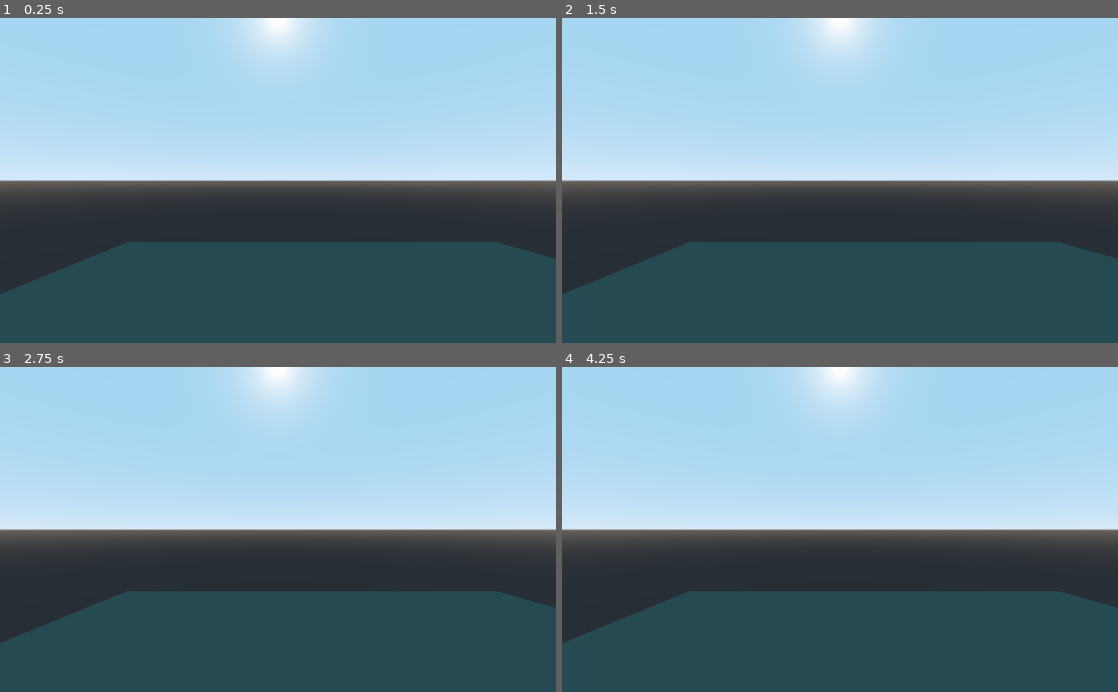
Above: before the commit, frames 1-4 (two rows, left to right).
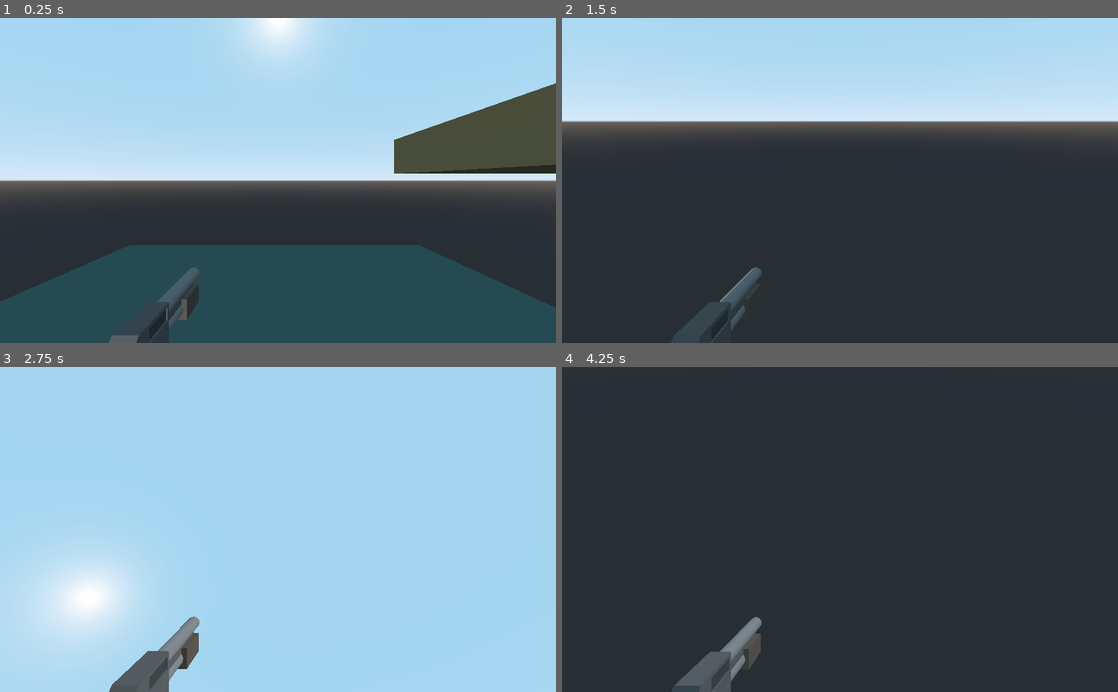
Above: after the commit, the same moments.

Repository: WillNilges/Slender-RIT
Game: Godot game, scene res://Spatial.tscn
The game is run twice, just before and just after one commit, with the same random seed, the same clock (stepped at 60 frames per second) and the same inputs. This scene is started directly instead of the project's main scene.
Inputs (mouse positions are in pixels of both pictures, inside the frame that each line leads up to):
- Up to frame 1 (0.25 s): no input
- Up to frame 2 (1.5 s): tap Enter (ui_accept) at 0.5, 1.25 s; move the mouse to (962, 164) at 0.52 s; hold D (move_right, bound only after the commit) 0.53-1.28 s; hold Space (jump, bound only after the commit) 0.53-1.28 s; move the mouse to (728, 196) at 1.27 s; hold S (move_backward, bound only after the commit) from 1.28 s (still down); tap Space (jump, bound only after the commit) at 1.35 s
- Up to frame 3 (2.75 s): tap Space (jump, bound only after the commit) at 1.52, 1.82 s; tap Enter (ui_accept) at 2 s; move the mouse to (333, 458) at 2.02 s; release S (move_backward, bound only after the commit) at 2.03 s; hold D (move_right, bound only after the commit) from 2.03 s (still down); hold Space (jump, bound only after the commit) from 2.03 s (still down)
- Up to frame 4 (4.25 s): tap Enter (ui_accept) at 2.75, 3.5 s; move the mouse to (812, 594) at 2.77 s; release D (move_right, bound only after the commit) at 2.78 s; release Space (jump, bound only after the commit) at 2.78 s; hold W (move_forward, bound only after the commit) 2.78-3.53 s; tap Space (jump, bound only after the commit) at 2.85, 3.02, 3.32 s; move the mouse to (1006, 578) at 3.52 s; hold A (move_left, bound only after the commit) from 3.53 s (still down); hold Space (jump, bound only after the commit) from 3.53 s (still down)

The runs differ from the first frame. In frame 1, 9.5% of the frame differs, in the area x 0-100%, y 20-100%; in frame 2, 57%; in frame 3, 60%; in frame 4, 82%, in the area x 0-100%, y 0-100%.

Commit message:
Shitty tutorials wheeeee

Diff:
--- a/Spatial.tscn
+++ b/Spatial.tscn
@@ -1,16 +1,57 @@
-[gd_scene load_steps=2 format=2]
+[gd_scene load_steps=5 format=2]
 
 [ext_resource path="res://GodotFPS-Assets/Models/Environment/Ground.obj" type="ArrayMesh" id=1]
+[ext_resource path="res://player.tscn" type="PackedScene" id=2]
+[ext_resource path="res://player.gd" type="Script" id=3]
+
+[sub_resource type="ConcavePolygonShape" id=1]
+data = PoolVector3Array( 0, 0, 0, 3, 0.3, 0, 3, 0, 0, 3, 0.3, 0, 0, 0, 0, 0, 0.3, 0, 0, 0.3, -3, 3, 0.3, 0, 0, 0.3, 0, 3, 0.3, 0, 0, 0.3, -3, 3, 0.3, -3, 3, 0, -3, 3, 0.3, 0, 3, 0.3, -3, 3, 0.3, 0, 3, 0, -3, 3, 0, 0, 3, 0, -3, 0, 0, 0, 3, 0, 0, 0, 0, 0, 3, 0, -3, 0, 0, -3, 0, 0.3, -3, 0, 0, 0, 0, 0, -3, 0, 0, 0, 0, 0.3, -3, 0, 0.3, 0, 3, 0, -3, 0, 0.3, -3, 0, 0, -3, 0, 0.3, -3, 3, 0, -3, 3, 0.3, -3 )
 
 [node name="Spatial" type="Spatial"]
 transform = Transform( 1, 0, 0, 0, 1, 0, 0, 0, 1, 0.045425, 0.629712, -0.4849 )
 
-[node name="Ground" type="MeshInstance" parent="."]
-transform = Transform( 1, 0, 0, 0, 1, 0, 0, 0, 1, -0.687477, -1.49312, 2.07829 )
+[node name="Node" type="Node" parent="."]
+
+[node name="Ground" type="MeshInstance" parent="Node"]
+transform = Transform( 1, 0, 0, 0, 1, 0, 0, 0, 1, 0.996823, 1.60436, -0.199304 )
 mesh = ExtResource( 1 )
 material/0 = null
 material/1 = null
 material/2 = null
 
-[node name="Camera" type="Camera" parent="."]
-transform = Transform( 1, 0, 0, 0, 1, 0, 0, 0, 1, 0.536482, -0.691885, 0.951681 )
+[node name="StaticBody" type="StaticBody" parent="Node/Ground"]
+
+[node name="CollisionShape" type="CollisionShape" parent="Node/Ground/StaticBody"]
+shape = SubResource( 1 )
+
+[node name="Ground2" type="MeshInstance" parent="Node"]
+transform = Transform( 1, 0, 0, 0, 1, 0, 0, 0, 1, 3.61548, 0.774574, 1.54583 )
+mesh = ExtResource( 1 )
+material/0 = null
+material/1 = null
+material/2 = null
+
+[node name="StaticBody" type="StaticBody" parent="Node/Ground2"]
+
+[node name="CollisionShape" type="CollisionShape" parent="Node/Ground2/StaticBody"]
+shape = SubResource( 1 )
+
+[node name="Ground3" type="MeshInstance" parent="Node"]
+transform = Transform( 1, 0, 0, 0, 1, 0, 0, 0, 1, -1.56456, 0.574527, -0.557267 )
+mesh = ExtResource( 1 )
+material/0 = null
+material/1 = null
+material/2 = null
+
+[node name="StaticBody" type="StaticBody" parent="Node/Ground3"]
+
+[node name="CollisionShape" type="CollisionShape" parent="Node/Ground3/StaticBody"]
+shape = SubResource( 1 )
+
+[node name="DirectionalLight" type="DirectionalLight" parent="."]
+transform = Transform( 1, 0, 0, 0, 1, 0, 0, 0, 1, 0.167926, 2.33246, 4.8885 )
+shadow_enabled = true
+
+[node name="player" parent="." instance=ExtResource( 2 )]
+transform = Transform( 1, 0, 0, 0, 1, 0, 0, 0, 1, -0.0728769, 1.35491, -0.667757 )
+script = ExtResource( 3 )
--- /dev/null
+++ b/player.gd
@@ -0,0 +1,99 @@
+extends KinematicBody
+
+# Declare member variables here. Examples:
+# var a = 2
+# var b = "text"
+
+# Called when the node enters the scene tree for the first time.
+#func _ready():
+	#pass # Replace with function body.
+
+# Called every frame. 'delta' is the elapsed time since the previous frame.
+#func _process(delta):
+#	pass
+
+
+# stats
+var curHp : int = 10
+var maxHp : int = 10
+var ammo : int = 15
+var score : int = 0
+
+# physics
+var moveSpeed : float = 5.0
+var jumpForce : float = 5.0
+var gravity : float = 12.0
+
+# cam look
+var minLookAngle : float = -90.0
+var maxLookAngle : float = 90.0
+var lookSensitivity : float = 0.5
+
+# vectors
+var vel : Vector3 = Vector3()
+var mouseDelta : Vector2 = Vector2()
+
+# player components
+onready var camera = get_node("Camera")
+
+# called when an input is detected
+func _input (event):
+
+    # did the mouse move?
+    if event is InputEventMouseMotion:
+        mouseDelta = event.relative
+
+# called every frame
+func _process (delta):
+
+    # rotate camera along X axis
+    camera.rotation_degrees -= Vector3(rad2deg(mouseDelta.y), 0, 0) * lookSensitivity * delta
+
+    # clamp the vertical camera rotation
+    camera.rotation_degrees.x = clamp(camera.rotation_degrees.x, minLookAngle, maxLookAngle)
+
+    # rotate player along Y axis
+    rotation_degrees -= Vector3(0, rad2deg(mouseDelta.x), 0) * lookSensitivity * delta
+
+    # reset the mouse delta vector
+    mouseDelta = Vector2()
+
+# called every physics step
+func _physics_process (Delta):
+	# reset the x and z velocity
+	vel.x = 0
+	vel.z = 0
+
+	var input = Vector2()
+
+	# movement inputs
+	if Input.is_action_pressed("move_forward"):
+	    input.y -= 1
+	if Input.is_action_pressed("move_backward"):
+	    input.y += 1
+	if Input.is_action_pressed("move_left"):
+	    input.x -= 1
+	if Input.is_action_pressed("move_right"):
+	    input.x += 1
+
+	# normalize the input so we can't move faster diagonally
+	input = input.normalized()
+
+	# get our forward and right directions
+	var forward = global_transform.basis.z
+	var right = global_transform.basis.x
+
+	# set the velocity
+	vel.z = (forward * input.y + right * input.x).z * moveSpeed
+	vel.x = (forward * input.y + right * input.x).x * moveSpeed
+
+	# apply gravity
+	#vel.y -= gravity * delta
+	vel.y -= gravity * 1
+
+	# move the player
+	vel = move_and_slide(vel, Vector3.UP)
+
+	# jump if we press the jump button and are standing on the floor
+	if Input.is_action_pressed("jump") and is_on_floor():
+	    vel.y = jumpForce
--- /dev/null
+++ b/player.tscn
@@ -0,0 +1,59 @@
+[gd_scene load_steps=4 format=2]
+
+[ext_resource path="res://default_env.tres" type="Environment" id=1]
+[ext_resource path="res://GodotFPS-Assets/Models/Weapon/shotgun.obj" type="ArrayMesh" id=2]
+
+[sub_resource type="CapsuleShape" id=1]
+radius = 0.197694
+height = 0.444025
+
+[node name="KinematicBody" type="KinematicBody"]
+
+[node name="CollisionShape" type="CollisionShape" parent="."]
+transform = Transform( -4.37114e-08, -1, 0, 1.19249e-08, -5.21253e-16, 1, -1, 4.37114e-08, 1.19249e-08, 0, 0, 0 )
+shape = SubResource( 1 )
+
+[node name="Camera" type="Camera" parent="."]
+transform = Transform( 1, 0, 0, 0, 1, 0, 0, 0, 1, 0, 0.25, 0 )
+environment = ExtResource( 1 )
+current = true
+
+[node name="shotgun" type="MeshInstance" parent="Camera"]
+transform = Transform( -1, 0, -8.74228e-08, 0, 1, 0, 8.74228e-08, 0, -1, -0.0440388, -0.0552938, -0.0823132 )
+mesh = ExtResource( 2 )
+material/0 = null
+material/1 = null
+material/2 = null
+material/3 = null
+material/4 = null
+material/5 = null
+material/6 = null
+material/7 = null
+material/8 = null
+material/9 = null
+material/10 = null
+material/11 = null
+material/12 = null
+material/13 = null
+material/14 = null
+material/15 = null
+material/16 = null
+material/17 = null
+material/18 = null
+material/19 = null
+material/20 = null
+material/21 = null
+material/22 = null
+material/23 = null
+material/24 = null
+material/25 = null
+material/26 = null
+material/27 = null
+material/28 = null
+material/29 = null
+material/30 = null
+material/31 = null
+material/32 = null
+
+[node name="muzzle" type="Spatial" parent="Camera/shotgun"]
+transform = Transform( -1, 0, 8.74228e-08, 0, 1, 0, -8.74228e-08, 0, -1, -4.00841e-06, 0.00571269, 0.039656 )
--- a/project.godot
+++ b/project.godot
@@ -19,6 +19,39 @@
 run/main_scene="res://ToBeDropped.tscn"
 config/icon="res://icon.png"
 
+[input]
+
+move_forward={
+"deadzone": 0.5,
+"events": [ Object(InputEventKey,"resource_local_to_scene":false,"resource_name":"","device":0,"alt":false,"shift":false,"control":false,"meta":false,"command":false,"pressed":false,"scancode":87,"unicode":0,"echo":false,"script":null)
+ ]
+}
+move_backward={
+"deadzone": 0.5,
+"events": [ Object(InputEventKey,"resource_local_to_scene":false,"resource_name":"","device":0,"alt":false,"shift":false,"control":false,"meta":false,"command":false,"pressed":false,"scancode":83,"unicode":0,"echo":false,"script":null)
+ ]
+}
+move_left={
+"deadzone": 0.5,
+"events": [ Object(InputEventKey,"resource_local_to_scene":false,"resource_name":"","device":0,"alt":false,"shift":false,"control":false,"meta":false,"command":false,"pressed":false,"scancode":65,"unicode":0,"echo":false,"script":null)
+ ]
+}
+move_right={
+"deadzone": 0.5,
+"events": [ Object(InputEventKey,"resource_local_to_scene":false,"resource_name":"","device":0,"alt":false,"shift":false,"control":false,"meta":false,"command":false,"pressed":false,"scancode":68,"unicode":0,"echo":false,"script":null)
+ ]
+}
+jump={
+"deadzone": 0.5,
+"events": [ Object(InputEventKey,"resource_local_to_scene":false,"resource_name":"","device":0,"alt":false,"shift":false,"control":false,"meta":false,"command":false,"pressed":false,"scancode":32,"unicode":0,"echo":false,"script":null)
+ ]
+}
+shoot={
+"deadzone": 0.5,
+"events": [ Object(InputEventKey,"resource_local_to_scene":false,"resource_name":"","device":0,"alt":false,"shift":false,"control":false,"meta":false,"command":false,"pressed":false,"scancode":69,"unicode":0,"echo":false,"script":null)
+ ]
+}
+
 [rendering]
 
 environment/default_environment="res://default_env.tres"
